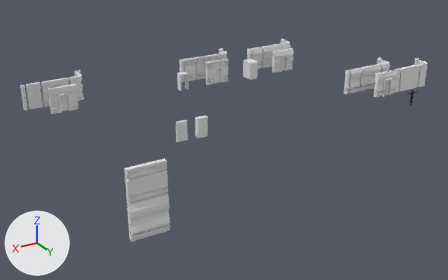
A saved change to the FBX model MB_GenSet3_001.fbx.
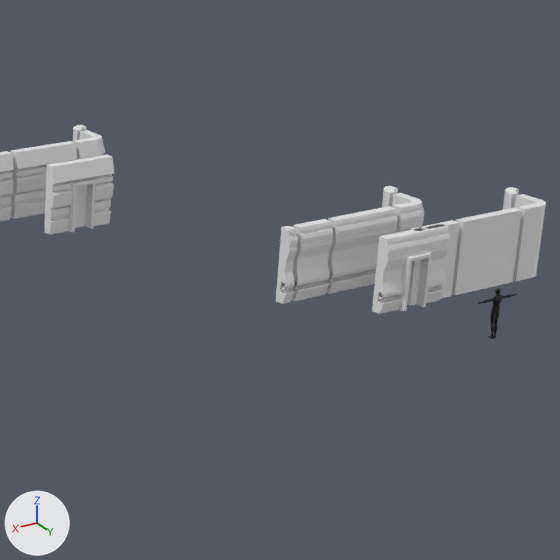
Old and new are each drawn whole from a 50 mm camera at (55.4, 53.0, 25.5) aimed at (21.8, -3.0, -2.5) and again close up on the part from 58% to 96% of the width and 0% to 62% of the height. The axes (+X, +Y, +Z) are drawn at lower left. The lights are the same throughout. Where no turn or scale is listed for an object, it has been applied to the vertices.
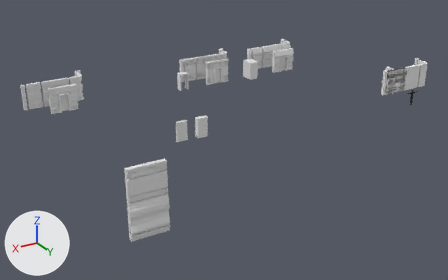
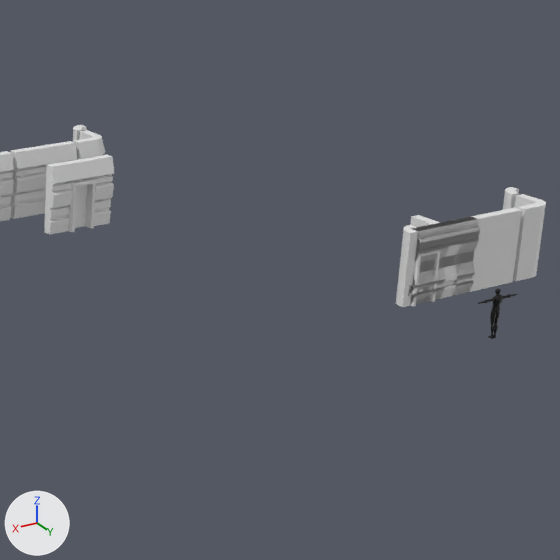
Where the newer file only moved an object's origin or applied its transform, the numbers keep the older frame.

Where the change shows, as pixel boxes [x1, y1, x2, y2] in the close-ups (560 x 560 px):
'Plane.010', moved: before [325, 206, 398, 294]; after [410, 234, 478, 305]
'Plane.024', moved: before [372, 224, 450, 314]; after [413, 217, 480, 303]
'Plane.009', moved: before [291, 219, 333, 301]; after [415, 225, 450, 303]
'Plane.006', moved: before [382, 186, 398, 207]; after [396, 225, 418, 307]
'Plane.007', moved: before [276, 226, 298, 304]; after [414, 230, 427, 304]
'Cube.002', moved: before [398, 252, 431, 311]; after [410, 251, 440, 306]
'Plane.011', moved: before [392, 193, 424, 233]; after [410, 215, 439, 304]

The change in detail:
Object 'Plane.009' (ob_plane_009) moves from (3.53, -2.7, 0.0) to (0.0, 0.0, 0.0).
Object 'Cube.002' (ob_cube_002) moves from (0.75, 0.27, 0.0) to (0.0, 0.0, 0.0).
Object 'Plane.011' (ob_plane_011) moves from (-1.67, -2.7, 0.0) to (0.0, 0.0, 0.0).
Object 'Plane.006' (ob_plane_006) moves from (-3.27, -4.5, 0.0) to (0.0, 0.0, 0.0).
Object 'Plane.010' (ob_plane_010) moves from (1.73, -2.7, 0.0) to (0.0, 0.0, 0.0).
Object 'Plane.024' (ob_plane_024) moves from (1.73, 0.12, 0.0) to (0.0, 0.0, 0.0).
Object 'Plane.007' (ob_plane_007) moves from (4.13, -2.7, 0.0) to (0.0, 0.0, 0.0).
